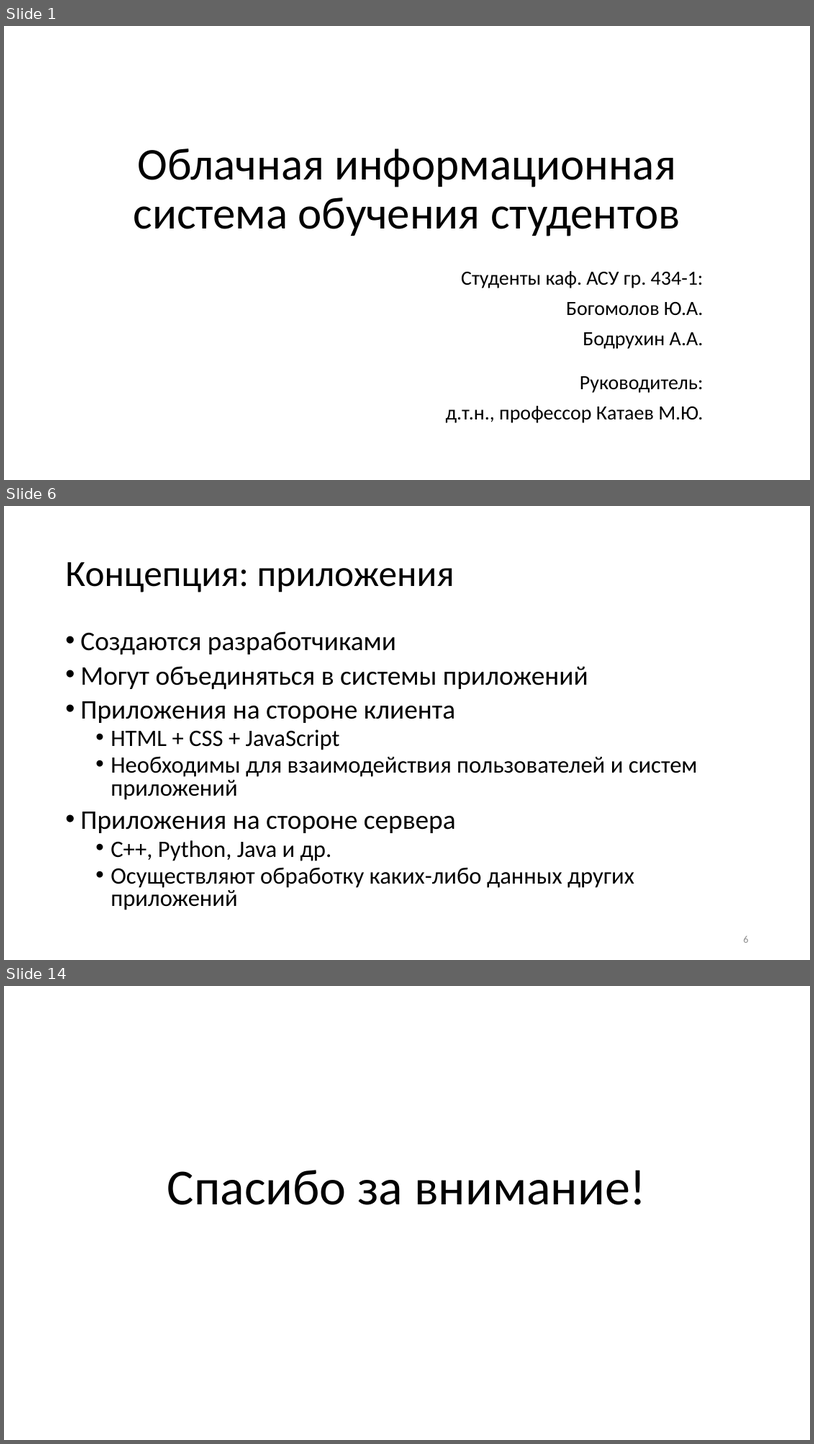
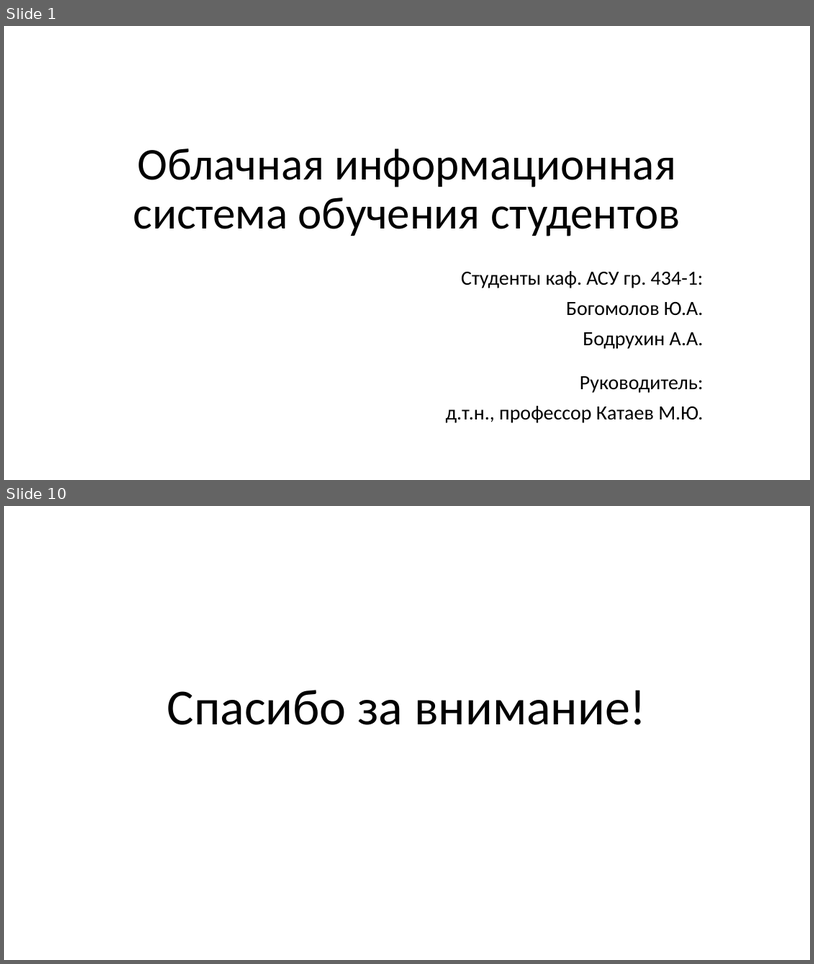
Before and after one commit to KerkDovan/GPO, a slide deck: Конференции/7. Научная сессия ТУСУР 2018/Выступление/Презентация.pptx. Shown one above the other, each under a label of ours: slides 1, 6 and 14 before the commit, slides 1 and 10 after it; the slides between them are not shown. The pictures are 814x1444 and 814x964 pixels, drawn with LibreOffice and Linux fonts; fonts in the diff are those of the drawing. Boxes give left, top, right and bottom in pixels: in the first picture for what was removed or moved away, otherwise in the second. Text is boxed around its words. In the diff, an @@ line names an element or a change of style, - is before the commit and + after.

```diff
--- a/Конференции/7. Научная сессия ТУСУР 2018/Выступление/Презентация.pptx
+++ b/Конференции/7. Научная сессия ТУСУР 2018/Выступление/Презентация.pptx
@@ slide 6 removed at [4, 506, 810, 960], background #FFFFFF @@
@@ title removed at [65, 562, 455, 592] @@
-Концепция: приложения
@@ text removed at [80, 631, 698, 910] @@
-• Создаются разработчиками
-• Могут объединяться в системы приложений
-• Приложения на стороне клиента
-  • HTML + CSS + JavaScript
-  • Необходимы для взаимодействия пользователей и систем приложений
-• Приложения на стороне сервера
-  • C++, Python, Java и др.
-  • Осуществляют обработку каких-либо данных других приложений
@@ page number removed at [743, 936, 748, 942] @@
-6
@@ what was slide 14 is now slide 10 @@
```
Also in this commit, not shown: 1 slide changed, 7 slides added, 10 other slides removed, 20 other files.
